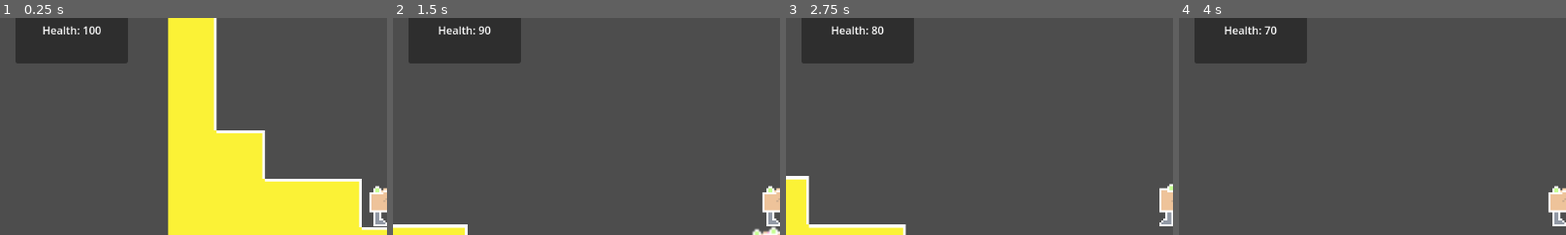
Above: before the commit, frames 1-4 (left to right).
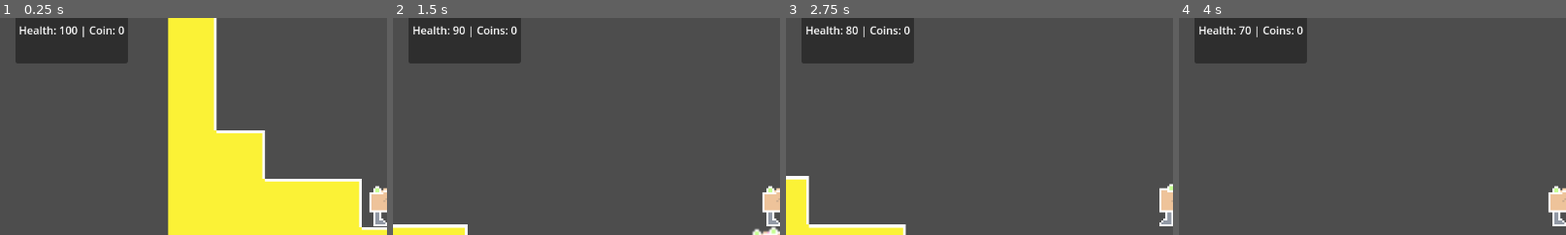
Above: after the commit, the same moments.

Repository: ShardHero/Main
Game: Godot game, scene res://scenes/level1.tscn
Same seed, same stepped clock (60 frames per second), same inputs: the game is played once before the commit and once after it.
Inputs:
- Up to frame 1 (0.25 s): no input
- Up to frame 2 (1.5 s): tap Enter (ui_accept) at 0.5, 0.77 s; hold Right (ui_right) from 0.53 s (still down)
- Up to frame 3 (2.75 s): tap Enter (ui_accept) at 1.52 s; release Right (ui_right) at 2.03 s; hold Left (ui_left) from 2.03 s (still down)
- Up to frame 4 (4 s): release Left (ui_left) at 2.78 s; hold Right (ui_right) from 2.78 s (still down); tap Enter (ui_accept) at 3.02, 3.5, 3.77 s
The pictures show only the part of the screen within x 0-50%, y 8-58%; the shares and areas given below are measured in that part.

The runs differ from the first frame. In frame 1, 0.6% of the frame differs, in the area x 5-33%, y 3-9%; in frame 2, 0.6%; in frame 3, 0.6%; in frame 4, 0.6%.

Commit message:
hp_label to var_label(for all vars, not just hp): attach script to var_label to  create a general update_label() function for ease of use, can edit it easily to add on other variables for later

Diff:
--- a/scenes/game_manager.gd
+++ b/scenes/game_manager.gd
@@ -1,7 +1,7 @@
 extends Node
-@onready var hp_label = %HPLabel
 @onready var damage_timer = $DamageCooldownTimer  # Reference to the timer
 @onready var main_char = %"main_character"
+@onready var var_label: Label = %VarLabel
 
 var hp = 100
 var can_take_damage = true  # Prevent multiple damage hits
@@ -10,7 +10,7 @@
 func char_lose_hp():
 	if can_take_damage:
 		hp -= 10
-		hp_label.text = "Health: " + str(hp)
+		var_label.set_hp(hp)  # Call the function from the label script
 		can_take_damage = false  # Start cooldown to prevent more damage
 		damage_timer.start()  # Start cooldown timer
 		if hp <= 0:
@@ -22,3 +22,4 @@
 
 func add_coin():
 	coins += 1
+	var_label.set_hp(hp)  # Call the function from the label script
--- a/scenes/level1.tscn
+++ b/scenes/level1.tscn
@@ -1,10 +1,11 @@
-[gd_scene load_steps=16 format=3 uid="uid://cfu6qp58epi4y"]
+[gd_scene load_steps=17 format=3 uid="uid://cfu6qp58epi4y"]
 
 [ext_resource type="Texture2D" uid="uid://be6smq1lv47ux" path="res://assets/art/placeholder_tilemap.png" id="1_unyct"]
 [ext_resource type="PackedScene" uid="uid://ch2lhx4dpevpr" path="res://scenes/main_character.tscn" id="2_ff2mj"]
 [ext_resource type="PackedScene" uid="uid://sjigmrytna27" path="res://scenes/enemy.tscn" id="3_ker7w"]
 [ext_resource type="Script" path="res://scenes/game_manager.gd" id="4_3cxwl"]
 [ext_resource type="Script" path="res://scenes/death_area.gd" id="5_8xsqu"]
+[ext_resource type="Script" path="res://scenes/var_label.gd" id="5_n4afu"]
 [ext_resource type="Script" path="res://scenes/checkpoint.gd" id="6_ssrfi"]
 [ext_resource type="Texture2D" uid="uid://bxvvtdfwrhjaq" path="res://assets/art/red_checkpoint_placeholder.png" id="7_lmtvy"]
 [ext_resource type="PackedScene" path="res://scenes/global.tscn" id="7_ytou0"]
@@ -87,7 +88,7 @@
 offset_right = 190.0
 offset_bottom = 118.0
 
-[node name="HPLabel" type="Label" parent="CanvasLayer/Panel"]
+[node name="VarLabel" type="Label" parent="CanvasLayer/Panel"]
 unique_name_in_owner = true
 layout_mode = 1
 anchors_preset = -1
@@ -99,9 +100,10 @@
 offset_right = -9.0
 grow_horizontal = 2
 grow_vertical = 2
-text = "Health: 100"
+text = "Health: 100 | Coin: 0"
 horizontal_alignment = 1
 vertical_alignment = 1
+script = ExtResource("5_n4afu")
 metadata/_edit_use_anchors_ = true
 
 [node name="Level1Floor_Area" type="Area2D" parent="."]
--- /dev/null
+++ b/scenes/var_label.gd
@@ -0,0 +1,15 @@
+extends Label
+
+var hp = 100
+var coins = 0
+
+func update_label(): #update label with current state of variables
+	text = "Health: " + str(hp) + " | Coins: " + str(coins)
+
+func set_hp(value):
+	hp = value
+	update_label()
+
+func set_coins(value):
+	coins = value
+	update_label()
Not shown: 1 places in scenes/title_screen.tscn that only renumber resources
